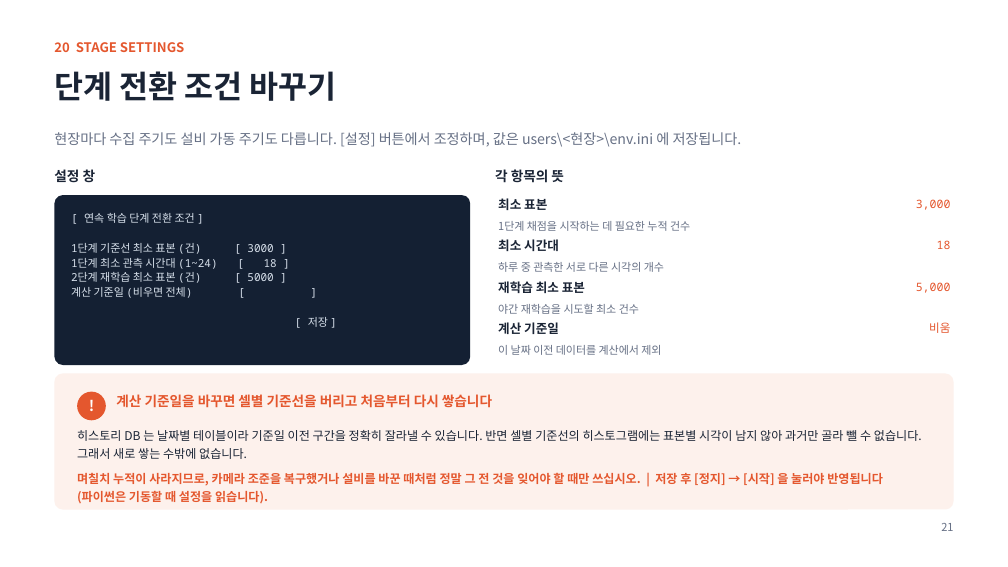
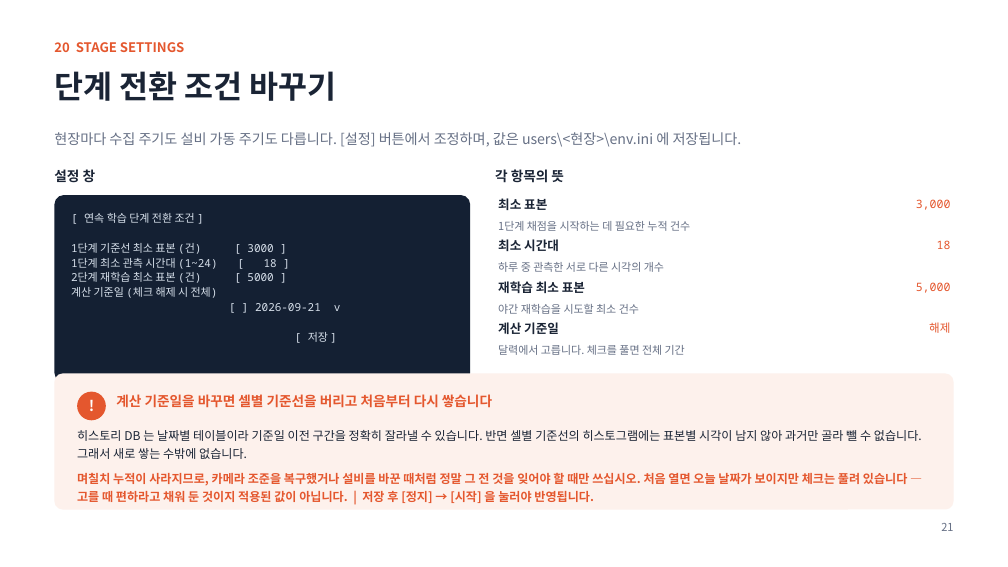
Before and after one commit to oskwon65/MultiModal_FireCam, a slide deck: slide 21 of 멀티모달_화재감지_모니터링_설치매뉴얼.pptx. Drawn at 1008x567 pixels with LibreOffice and Linux fonts; fonts in the diff are those of the drawing. Boxes give left, top, right and bottom in pixels: in the first picture for what was removed or moved away, otherwise in the second. Text is boxed around its words. In the diff, an @@ line names an element or a change of style, - is before the commit and + after.

```diff
--- a/멀티모달_화재감지_모니터링_설치매뉴얼.pptx
+++ b/멀티모달_화재감지_모니터링_설치매뉴얼.pptx
@@ rounded rectangle: place and size @@
-rounded rectangle at <box>54,195,470,365</box>
+rounded rectangle at <box>54,195,470,382</box>
@@ text at <box>71,287,341,311</box>: text changed @@
-계산 기준일 (비우면 전체) [ ]
+계산 기준일 (체크 해제 시 전체)
+[ ] 2026-09-21 v
@@ text at <box>929,322,950,333</box>: text changed @@
-비움
+해제
@@ text at <box>498,345,685,355</box>: text changed @@
-이 날짜 이전 데이터를 계산에서 제외
+달력에서 고릅니다. 체크를 풀면 전체 기간
@@ text at <box>77,473,908,504</box>: text changed @@
-며칠치 누적이 사라지므로, 카메라 조준을 복구했거나 설비를 바꾼 때처럼 정말 그 전 것을 잊어야 할 때만 쓰십시오. | 저장 후 [정지] → [시작] 을 눌러야 반영됩니다 (파이썬은 기동할 때 설정을 읽습니다).
+며칠치 누적이 사라지므로, 카메라 조준을 복구했거나 설비를 바꾼 때처럼 정말 그 전 것을 잊어야 할 때만 쓰십시오. 처음 열면 오늘 날짜가 보이지만 체크는 풀려 있습니다 — 고를 때 편하라고 채워 둔 것이지 적용된 값이 아닙니다. | 저장 후 [정지] → [시작] 을 눌러야 반영됩니다.
```
Also in this commit, not shown: 3 other files.
